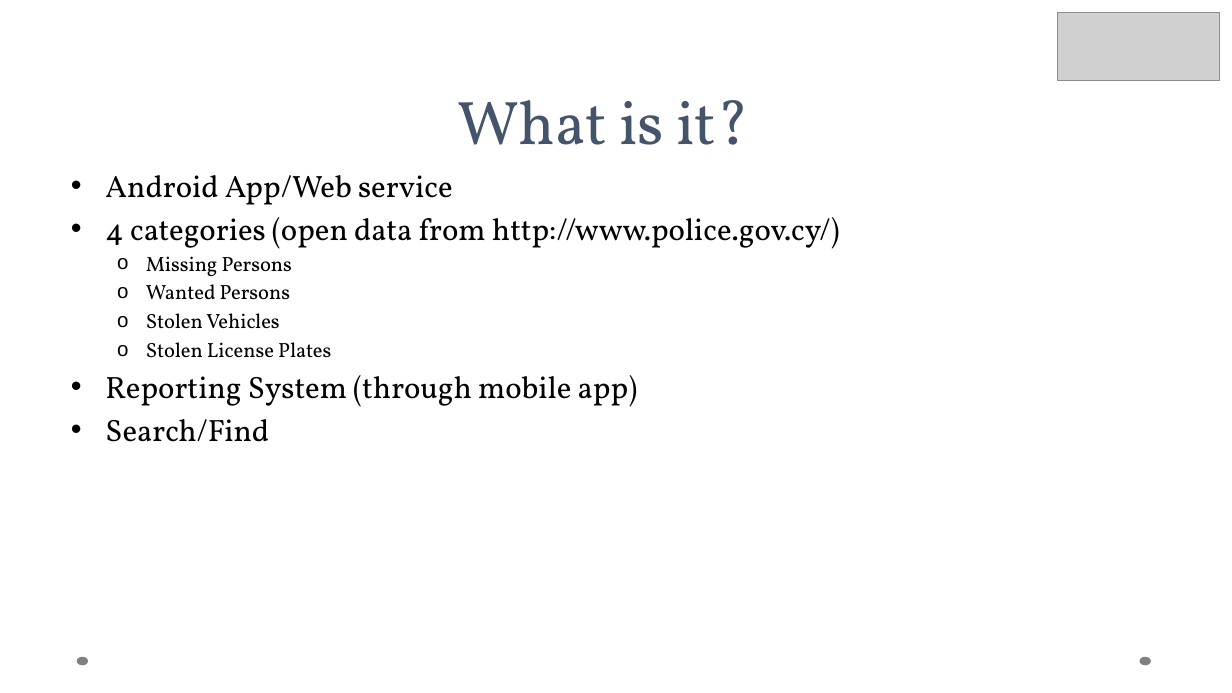
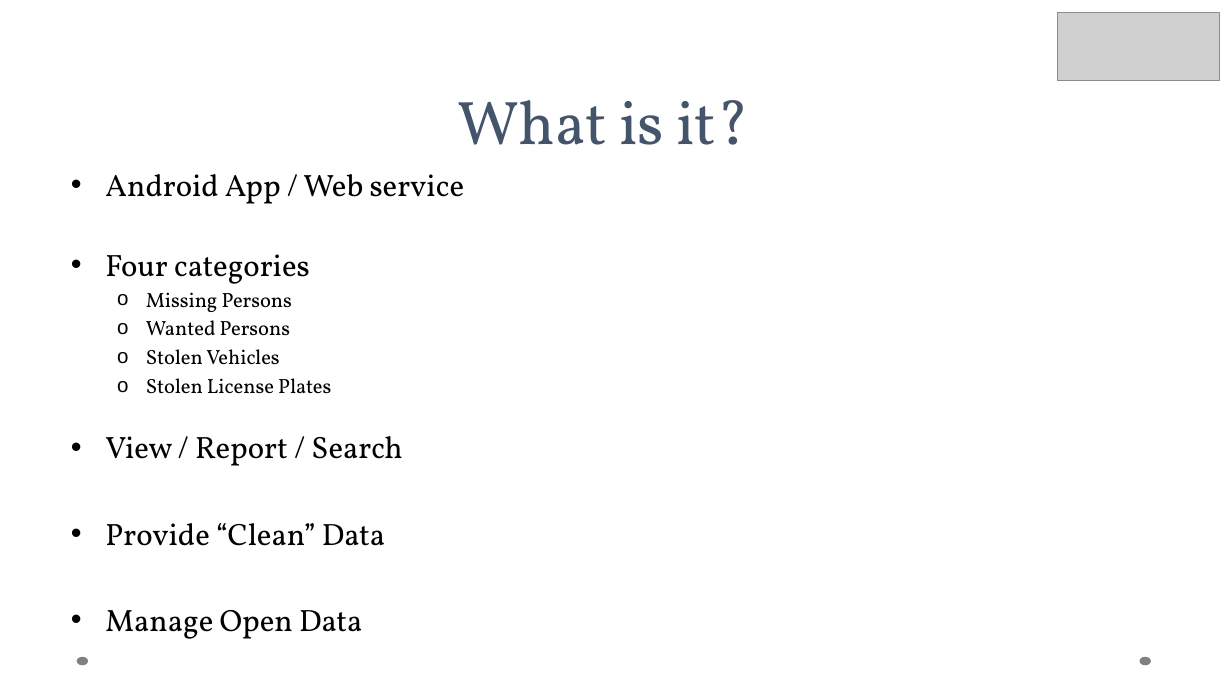
Before and after one commit to OpenDataCyprus/Dirty-Bits, a slide deck: slide 2 of Presentation/SpottedPresentation.pptx. Drawn at 1232x693 pixels with LibreOffice and Linux fonts; fonts in the diff are those of the drawing; grey boxes stand for pictures; background and template pictures are left out. Boxes give left, top, right and bottom in pixels: in the first picture for what was removed or moved away, otherwise in the second. Text is boxed around its words. In the diff, an @@ line names an element or a change of style, - is before the commit and + after.

```diff
--- a/Presentation/SpottedPresentation.pptx
+++ b/Presentation/SpottedPresentation.pptx
@@ text at [105,174,465,284]: text changed @@
-• Android App/Web service
-• 4 categories (open data from http://www.police.gov.cy/)
+• Android App / Web service
+• Four categories
@@ text at [105,436,402,639]: text changed @@
-• Reporting System (through mobile app)
-• Search/Find
+• View / Report / Search
+• Provide “Clean” Data
+• Manage Open Data
```
Also in this commit, not shown: 1 other slide changed.
